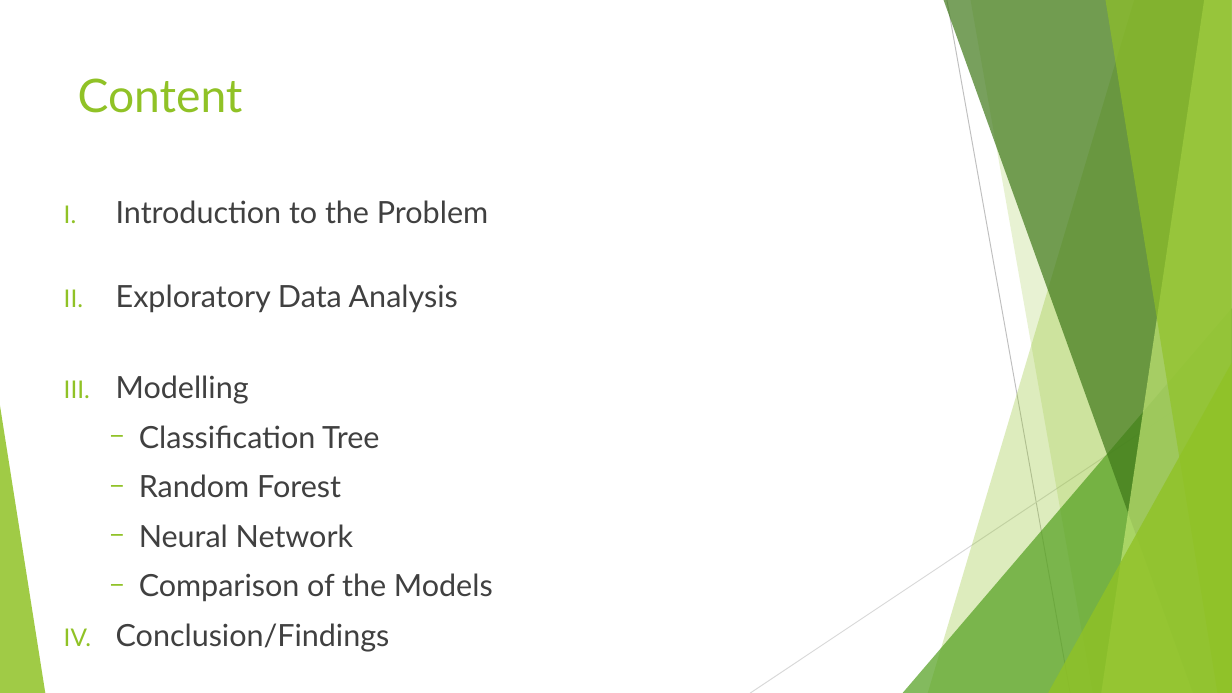
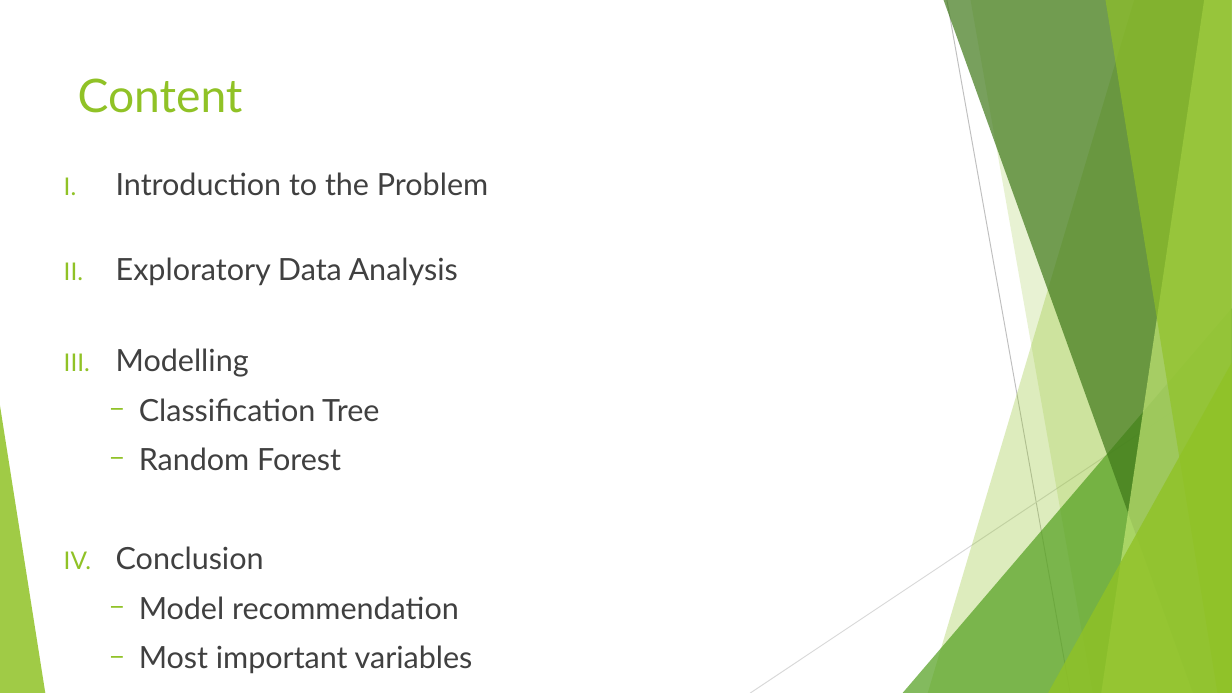
Before and after one commit to RafiKueng/Spoe_Kreditrisiko, a slide deck: slide 2 of Praesentation/Presentation.pptx. Drawn at 1232x693 pixels with LibreOffice and Linux fonts; fonts in the diff are those of the drawing. Boxes give left, top, right and bottom in pixels: in the first picture for what was removed or moved away, otherwise in the second. Text is boxed around its words. In the diff, an @@ line names an element or a change of style, - is before the commit and + after.

```diff
--- a/Praesentation/Presentation.pptx
+++ b/Praesentation/Presentation.pptx
@@ text "Introduction to the Problem": place and size @@
-text "Introduction to the Problem" at bbox=[116, 200, 493, 652]
+text "Introduction to the Problem" at bbox=[116, 172, 488, 674]
@@ text at bbox=[116, 546, 473, 674]: text changed @@
-  − Neural Network
-  − Comparison of the Models
-IV. Conclusion/Findings
+IV. Conclusion
+  − Model recommendation
+  − Most important variables
```
Also in this commit, not shown: 7 other slides changed.
